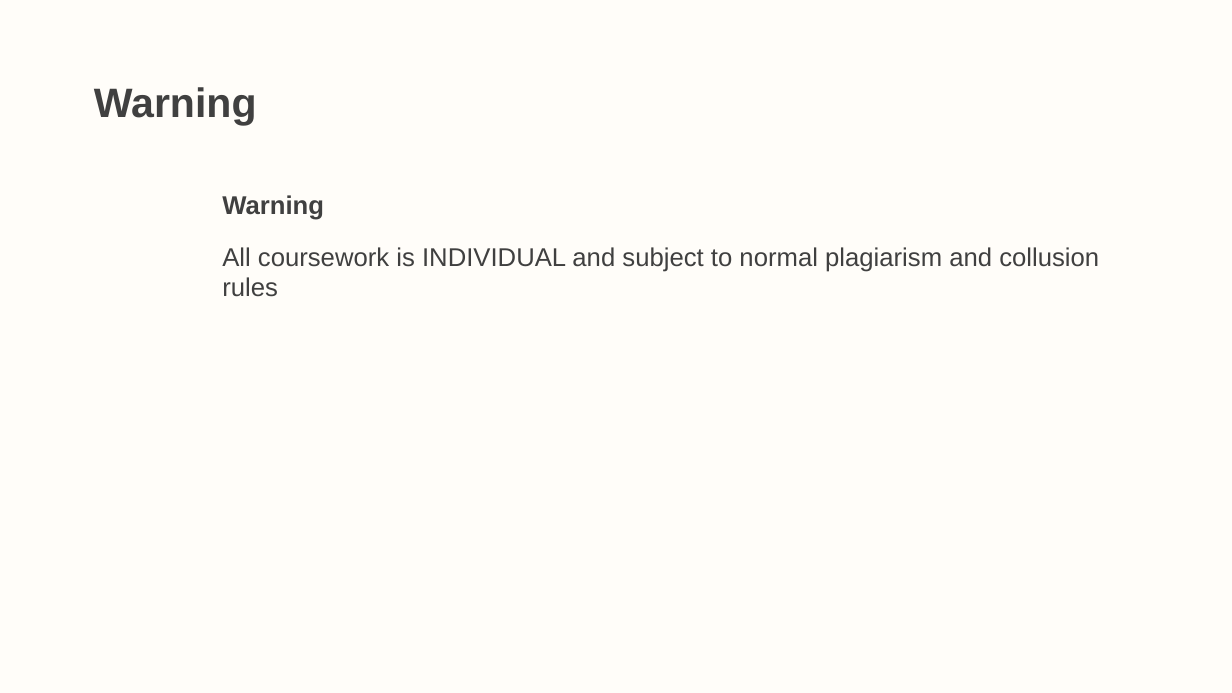
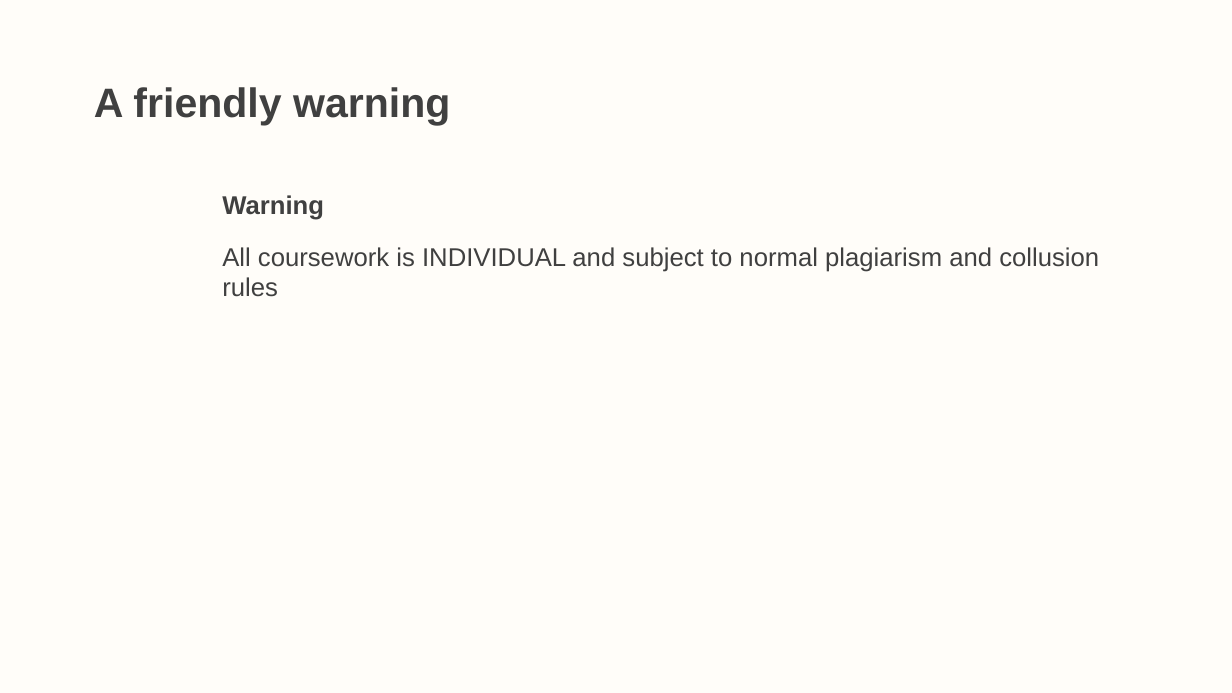
Before and after one commit to LittleMonkeyLab/PS52007Dslides, a slide deck: slide 10 of _site/lectures/Lecture00/Lecture00.pptx. Drawn at 1232x693 pixels with LibreOffice and Linux fonts; fonts in the diff are those of the drawing. Boxes give left, top, right and bottom in pixels: in the first picture for what was removed or moved away, otherwise in the second. Text is boxed around its words. In the diff, an @@ line names an element or a change of style, - is before the commit and + after.

```diff
--- a/_site/lectures/Lecture00/Lecture00.pptx
+++ b/_site/lectures/Lecture00/Lecture00.pptx
@@ title at bbox=[94, 87, 450, 125]: text changed @@
-Warning
+A friendly warning
```
Also in this commit, not shown: 9 other slides changed, 2 slides added, 26 slides removed, 25 other files.
